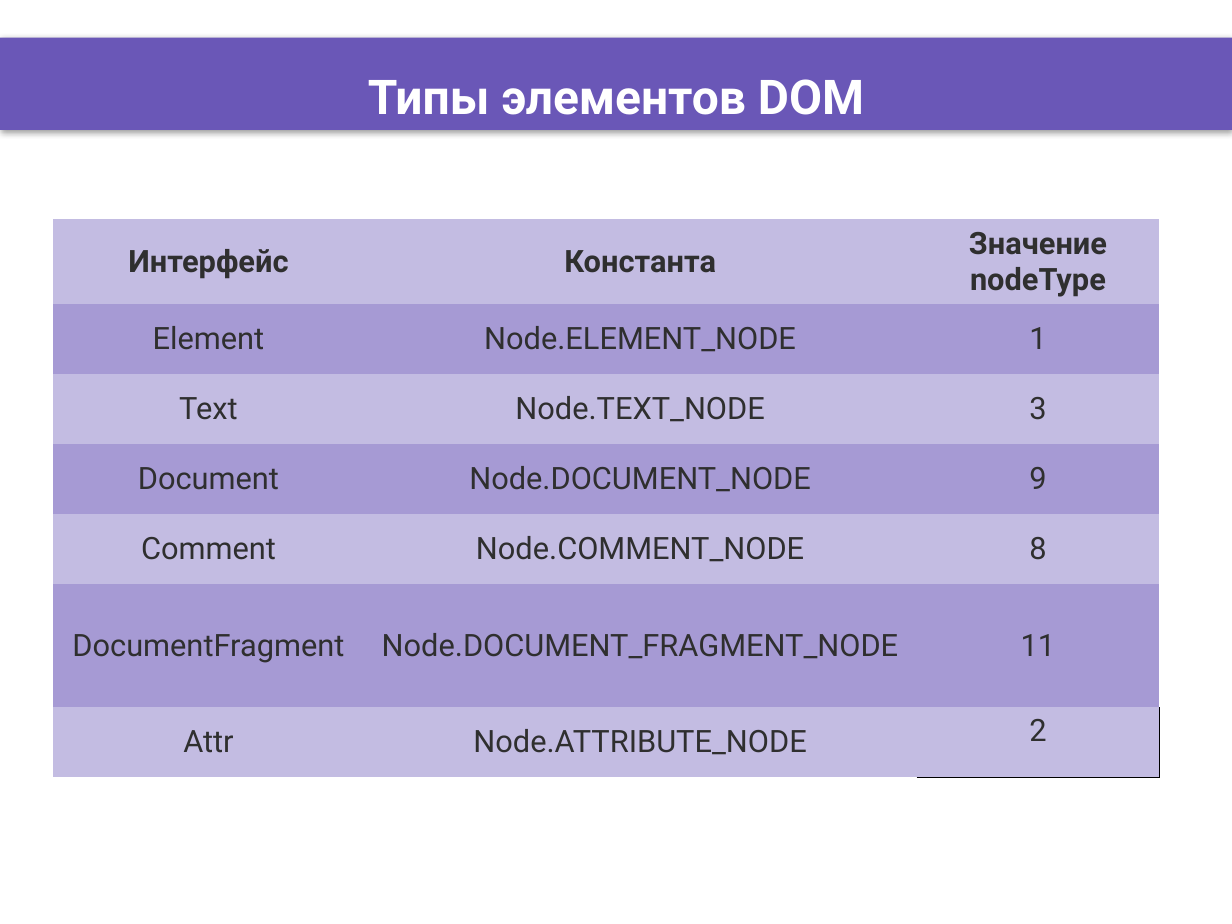
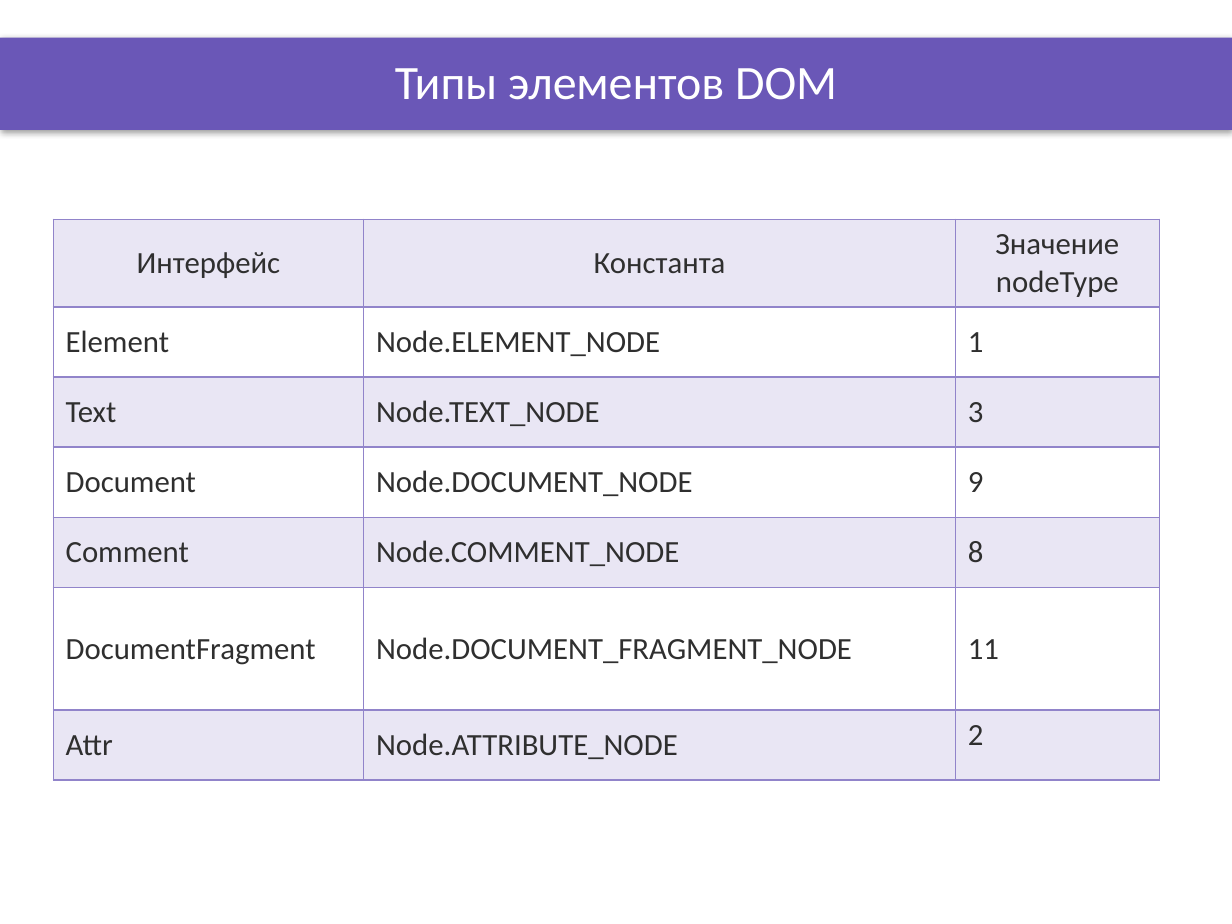
Before and after one commit to DinamickaDevelopment/ignite, a slide deck: slide 6 of JS/006_lesson/Presentation/Document_page_objects.pptx. Drawn at 1232x924 pixels with LibreOffice and Linux fonts; fonts in the diff are those of the drawing; background and template pictures are left out. Boxes give left, top, right and bottom in pixels: in the first picture for what was removed or moved away, otherwise in the second. Text is boxed around its words. In the diff, an @@ line names an element or a change of style, - is before the commit and + after.

```diff
--- a/JS/006_lesson/Presentation/Document_page_objects.pptx
+++ b/JS/006_lesson/Presentation/Document_page_objects.pptx
@@ title "Типы элементов DOM" at [395,68,837,100]: font Roboto to Calibri, bold off @@
@@ table at [53,219,1158,779] @@
@@ fill #C3BCE2 to #9184CA at 20% opacity in 12 cells @@
@@ fill #A69AD4 to none in 9 cells @@
@@ font Roboto to Calibri @@
@@ bold off in "Интерфейс", "Константа", "Значение nodeType" @@
@@ alignment centre to left @@
@@ borders changed @@
```
Also in this commit, not shown: 6 other slides changed, 18 other files.
